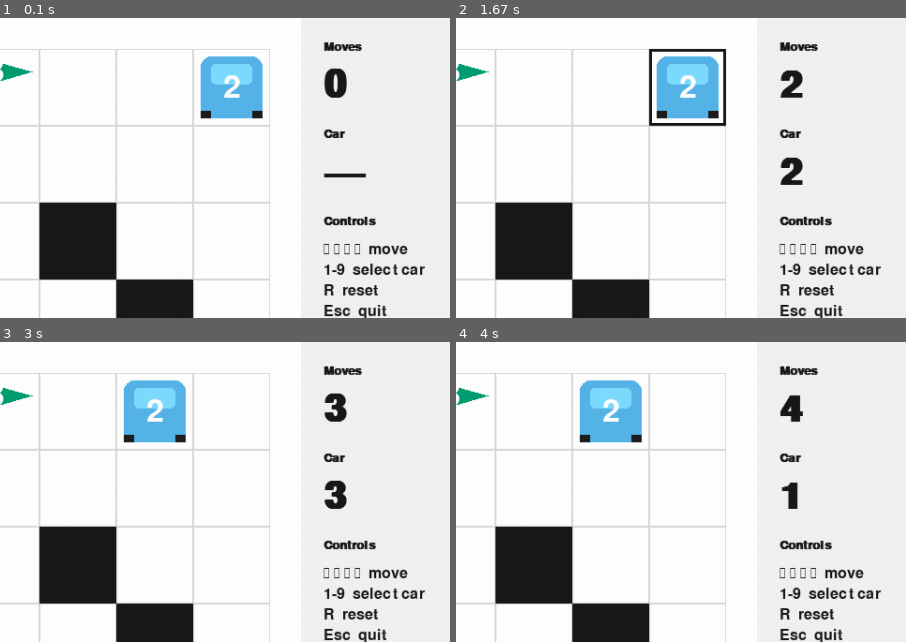
Above: before the commit, frames 1-4 (two rows, left to right).
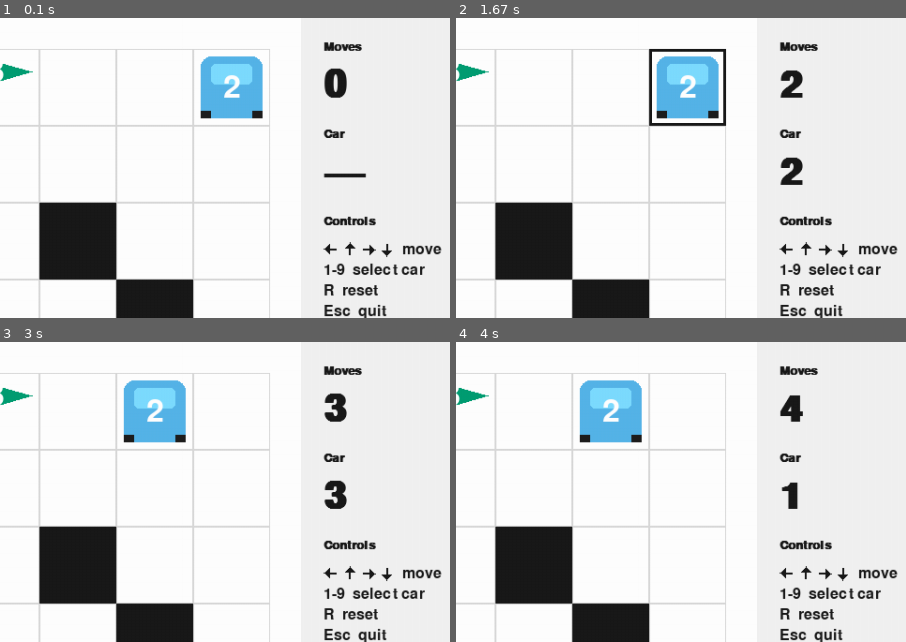
Above: after the commit, the same moments.

Repository: ldicandia/SIA-G3
Game: pygame game, started from TP1/gridworld/__main__.py
Same seed, same stepped clock (60 frames per second), same inputs: the game is played once before the commit and once after it.
Inputs:
- Up to frame 1 (0.1 s): no input
- Up to frame 2 (1.67 s): tap 1 at 0.33 s; hold Right 0.67-1.13 s; hold Up 1.17-1.47 s; hold Right from 1.5 s (still down); tap 2 at 1.65 s
- Up to frame 3 (3 s): release Right at 1.97 s; hold Left 2-2.53 s; tap 3 at 2.15 s; hold Left from 2.9 s (still down)
- Up to frame 4 (4 s): tap 2 at 3.05 s; release Left at 3.3 s; hold Up 3.33-3.7 s; tap 3 at 3.48 s; hold Right from 3.73 s (still down); tap 1 at 3.88 s
The pictures show only the part of the screen within x 33-83%, y 0-50%; the shares and areas given below are measured in that part.

The runs differ from the first frame. In frame 1, 0.6% of the frame differs, in the area x 71-99%, y 74-80%; in frame 2, 0.6%; in frame 3, 0.6%; in frame 4, 0.6%.

Commit message:
fix(01-03): draw the control-legend arrows instead of typesetting them
The HUD legend rendered four identical .notdef boxes where the arrows
belong. pygame's bundled freesansbold.ttf carries no glyph for
U+2190-U+2193; metrics() hides this by returning numbers for .notdef, so
only a bitmap comparison exposes it — all four characters produced the
same 7x16 surface.

01-UI-SPEC.md specifies the row as "arrows + move", so the visual intent
stands and only the mechanism changes: arrow_surface() draws a shaft and
a triangular head with pygame.draw and rotates it 0/90/180/270, and
arrow_row_surface() lays the four out in spec order. Same no-asset,
no-font-dependency rule the car and flag sprites already follow.

Switching to a system font that does carry the glyphs (DejaVu Sans) was
rejected: it would only relocate the failure to whichever machine lacks
that font.

Verified headlessly: the four arrows now produce four distinct bitmaps
with 51 opaque pixels each, and the row measures 126px inside the panel's
272px usable width.

Diff:
--- a/TP1/gridworld/ui/render.py
+++ b/TP1/gridworld/ui/render.py
@@ -13,10 +13,11 @@
 from gridworld.engine.board import Board
 from gridworld.engine.rules import is_solved
 from gridworld.engine.state import GameState
-from gridworld.ui.sprites import SpriteSet
+from gridworld.ui.sprites import SpriteSet, arrow_row_surface
 from gridworld.ui.theme import (
     BOARD_SIZE,
     CONTROL_LEGEND,
+    CONTROL_LEGEND_ARROW_ROW,
     COLOR_BOARD_BG,
     COLOR_DESTRUCTIVE,
     COLOR_GRID_LINE,
@@ -43,6 +44,8 @@
     SPACING_3XL,
     SPACING_LG,
     SPACING_MD,
+    SPACING_SM,
+    SPACING_XS,
     WIN_BODY,
     WINDOW_SIZE,
     car_hue,
@@ -166,8 +169,14 @@
     _blit_text(surface, fonts.label, LABEL_CONTROLS, (x, y), COLOR_TEXT)
     y += fonts.label.get_height() + SPACING_MD
     line_height = round(FONT_BODY * 1.4)
-    for line in CONTROL_LEGEND:
-        _blit_text(surface, fonts.body, line, (x, y), COLOR_TEXT)
+    for index, line in enumerate(CONTROL_LEGEND):
+        line_x = x
+        if index == CONTROL_LEGEND_ARROW_ROW:
+            arrows = arrow_row_surface(FONT_BODY, SPACING_XS, COLOR_TEXT)
+            arrow_y = y + (fonts.body.get_height() - arrows.get_height()) // 2
+            surface.blit(arrows, (line_x, arrow_y))
+            line_x += arrows.get_width() + SPACING_SM
+        _blit_text(surface, fonts.body, line, (line_x, y), COLOR_TEXT)
         y += line_height
     y += SPACING_LG
 
--- a/TP1/gridworld/ui/sprites.py
+++ b/TP1/gridworld/ui/sprites.py
@@ -107,6 +107,56 @@
     return surface
 
 
+def _arrow_right(size: int, color: tuple[int, int, int]) -> pygame.Surface:
+    """Draw a single right-pointing arrow: a shaft plus a triangular head."""
+    surface = pygame.Surface((size, size), pygame.SRCALPHA)
+    mid = size / 2
+
+    shaft_height = max(1, round(size * 0.14))
+    shaft = pygame.Rect(
+        round(size * 0.10),
+        round(mid - shaft_height / 2),
+        round(size * 0.52),
+        shaft_height,
+    )
+    pygame.draw.rect(surface, color, shaft)
+
+    head = [
+        (round(size * 0.92), round(mid)),
+        (round(size * 0.54), round(size * 0.20)),
+        (round(size * 0.54), round(size * 0.80)),
+    ]
+    pygame.draw.polygon(surface, color, head)
+    return surface
+
+
+_ARROW_ROTATION = {"right": 0, "up": 90, "left": 180, "down": 270}
+
+ARROW_ORDER: tuple[str, str, str, str] = ("left", "up", "right", "down")
+"""Reading order fixed by ``01-UI-SPEC.md``: ``← ↑ → ↓``."""
+
+
+def arrow_surface(direction: str, size: int, color: tuple[int, int, int]) -> pygame.Surface:
+    """Return one arrow glyph, drawn once rightward and rotated into place."""
+    base = _arrow_right(size, color)
+    angle = _ARROW_ROTATION[direction]
+    return base if angle == 0 else pygame.transform.rotate(base, angle)
+
+
+def arrow_row_surface(size: int, gap: int, color: tuple[int, int, int]) -> pygame.Surface:
+    """Return the four legend arrows laid out left-to-right, ``gap`` apart."""
+    arrows = [arrow_surface(direction, size, color) for direction in ARROW_ORDER]
+    width = sum(arrow.get_width() for arrow in arrows) + gap * (len(arrows) - 1)
+    height = max(arrow.get_height() for arrow in arrows)
+
+    surface = pygame.Surface((width, height), pygame.SRCALPHA)
+    x = 0
+    for arrow in arrows:
+        surface.blit(arrow, (x, (height - arrow.get_height()) // 2))
+        x += arrow.get_width() + gap
+    return surface
+
+
 def build_sprites(board: Board, cell: int) -> SpriteSet:
     """Build one car surface and one flag surface per car number on ``board``."""
     cars = {car: car_surface(car, cell) for car in board.car_numbers()}
--- a/TP1/gridworld/ui/theme.py
+++ b/TP1/gridworld/ui/theme.py
@@ -88,8 +88,21 @@
 LABEL_CONTROLS = "Controls"
 NO_CAR_SELECTED = "—"
 
+CONTROL_LEGEND_ARROW_ROW = 0
+"""Index of the legend row whose arrows are drawn rather than typeset.
+
+``01-UI-SPEC.md`` specifies the row as ``← ↑ → ↓  move``, but pygame's
+bundled ``freesansbold.ttf`` carries no glyph for U+2190-U+2193: all four
+render the identical ``.notdef`` box. Substituting a system font that does
+carry them (DejaVu Sans) would only move the failure to whichever machine
+lacks it. So the arrows are drawn with ``pygame.draw`` primitives by
+``sprites.arrow_row_surface`` -- the same no-asset, no-font-dependency rule
+the car and flag sprites already follow. The SPEC's visual intent is
+preserved exactly; only the mechanism differs.
+"""
+
 CONTROL_LEGEND: tuple[str, str, str, str] = (
-    "← ↑ → ↓" + "  " + "move",
+    "move",
     "1-9" + "  " + "select car",
     "R" + "  " + "reset",
     "Esc" + "  " + "quit",
